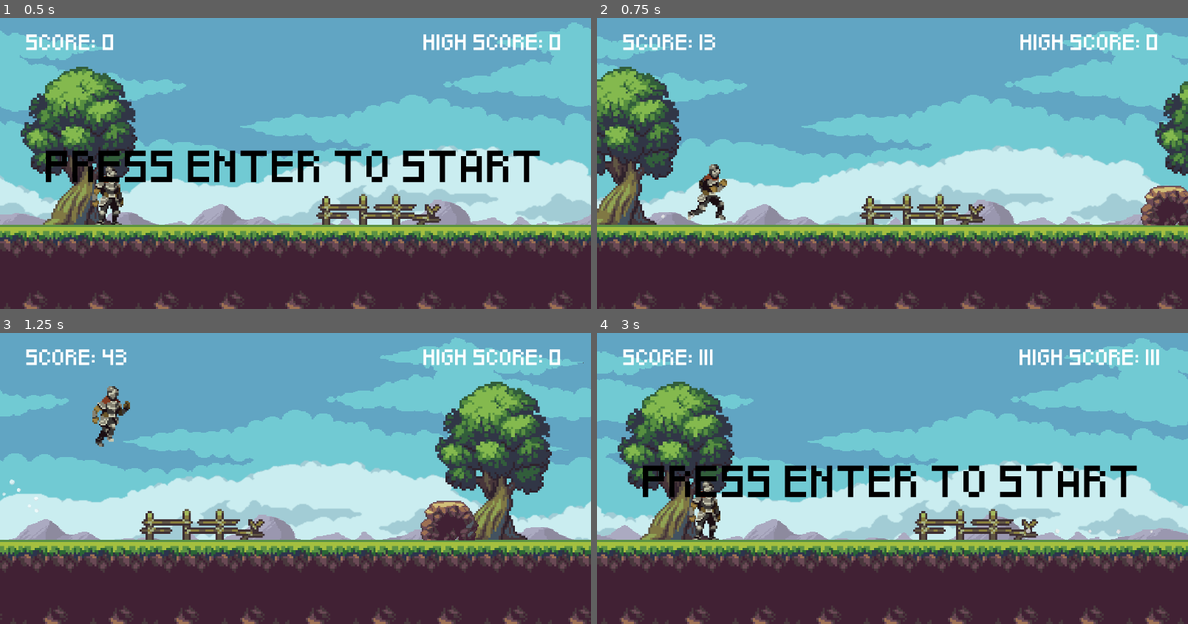
Above: before the commit, frames 1-4 (two rows, left to right).
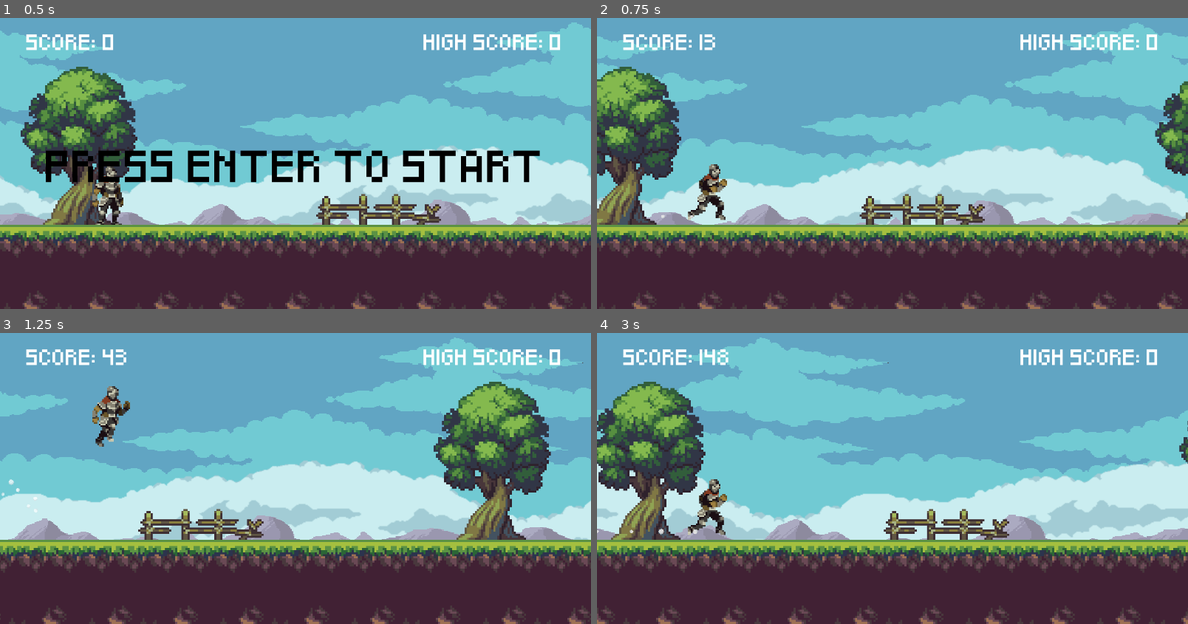
Above: after the commit, the same moments.

Repository: wilsonsoci/SLASH-SPRINT
Game: Godot game, scene res://scenes/game.tscn
Two runs of this game, one before a commit and one after it. Both use one fixed random seed, a clock stepped at 60 frames per second and the inputs below.
Inputs:
- Up to frame 1 (0.5 s): no input
- Up to frame 2 (0.75 s): tap Enter (start) at 0.5, 0.6 s
- Up to frame 3 (1.25 s): tap Space (jump) at 0.77 s
- Up to frame 4 (3 s): tap D (slash) at 1.35 s; tap Space (jump) at 1.52 s; tap Enter (start) at 1.55, 2.3, 2.85 s; hold S (slide) 2.03-2.78 s

Frame 1 is identical in both runs. In frame 2, 1.1% of the frame differs, in the area x 0-100%, y 1-72%; in frame 3, 5.9%; in frame 4, 46%, in the area x 0-100%, y 1-100%.

Commit message:
feat: Matar inimigos e novos tipos

Diff:
--- /dev/null
+++ b/prefabs/blood_particles.tscn
@@ -0,0 +1,34 @@
+[gd_scene load_steps=5 format=3 uid="uid://dtiuphs07gpg7"]
+
+[ext_resource type="Texture2D" uid="uid://bjw6djoxc110y" path="res://sprites/knight/Dust Particle.png" id="1_ks4u2"]
+[ext_resource type="Script" path="res://scripts/blood.gd" id="2_ow8uj"]
+[ext_resource type="AudioStream" uid="uid://du6niuobw25cb" path="res://sounds/hurt.wav" id="3_6jp0t"]
+
+[sub_resource type="Gradient" id="Gradient_y1rmc"]
+colors = PackedColorArray(1, 0, 0, 1, 1, 1, 1, 0.588235)
+
+[node name="BloodParticles" type="CPUParticles2D"]
+position = Vector2(1, -47)
+emitting = false
+amount = 20
+lifetime = 0.5
+one_shot = true
+explosiveness = 1.0
+randomness = 1.0
+lifetime_randomness = 1.0
+texture = ExtResource("1_ks4u2")
+spread = 180.0
+gravity = Vector2(60, 600)
+initial_velocity_min = 160.0
+initial_velocity_max = 240.0
+angle_max = 360.0
+scale_amount_min = 0.8
+scale_amount_max = 1.6
+color = Color(0.975664, 4.57242e-06, 1.54018e-06, 1)
+color_ramp = SubResource("Gradient_y1rmc")
+script = ExtResource("2_ow8uj")
+
+[node name="AudioStreamPlayer2D" type="AudioStreamPlayer2D" parent="."]
+stream = ExtResource("3_6jp0t")
+volume_db = 6.0
+autoplay = true
--- a/prefabs/obstacle_1.tscn
+++ b/prefabs/obstacle_1.tscn
@@ -1,6 +1,7 @@
-[gd_scene load_steps=8 format=3 uid="uid://dpvbyn2aqshcp"]
+[gd_scene load_steps=9 format=3 uid="uid://dpvbyn2aqshcp"]
 
 [ext_resource type="PackedScene" uid="uid://bswmeaka2noa2" path="res://prefabs/tile_map.tscn" id="1_bumas"]
+[ext_resource type="Script" path="res://scripts/ground_obstacles.gd" id="1_hms1n"]
 [ext_resource type="Texture2D" uid="uid://dotx4s10su7hn" path="res://sprites/tile_map/Foreground/Tileset.png" id="2_68uut"]
 [ext_resource type="Texture2D" uid="uid://cnbksh0m07brj" path="res://sprites/tile_map/Foreground/Trees.png" id="3_mdtdb"]
 
@@ -110,6 +111,7 @@
 size = Vector2(60, 98)
 
 [node name="Obstacle1" type="Area2D"]
+script = ExtResource("1_hms1n")
 
 [node name="TileMap" parent="." instance=ExtResource("1_bumas")]
 texture_filter = 1
--- a/prefabs/obstacle_2.tscn
+++ b/prefabs/obstacle_2.tscn
@@ -1,5 +1,6 @@
-[gd_scene load_steps=8 format=3 uid="uid://cappoc5ssj1ka"]
+[gd_scene load_steps=9 format=3 uid="uid://cappoc5ssj1ka"]
 
+[ext_resource type="Script" path="res://scripts/ground_obstacles.gd" id="1_hhbde"]
 [ext_resource type="PackedScene" uid="uid://bswmeaka2noa2" path="res://prefabs/tile_map.tscn" id="2_7id5a"]
 [ext_resource type="Texture2D" uid="uid://dotx4s10su7hn" path="res://sprites/tile_map/Foreground/Tileset.png" id="3_x3xl2"]
 [ext_resource type="Texture2D" uid="uid://cnbksh0m07brj" path="res://sprites/tile_map/Foreground/Trees.png" id="4_3prje"]
@@ -110,6 +111,7 @@
 size = Vector2(60, 98)
 
 [node name="Obstacle" type="Area2D" groups=["Slashable"]]
+script = ExtResource("1_hhbde")
 
 [node name="TileMap" parent="." instance=ExtResource("2_7id5a")]
 texture_filter = 1
--- a/prefabs/obstacle_3.tscn
+++ b/prefabs/obstacle_3.tscn
@@ -1,9 +1,8 @@
-[gd_scene load_steps=12 format=3 uid="uid://bqlxbhhkr0fcm"]
+[gd_scene load_steps=10 format=3 uid="uid://bqlxbhhkr0fcm"]
 
 [ext_resource type="Texture2D" uid="uid://byishrmfmcrac" path="res://sprites/enemies/flying eye/fly-eye.png" id="1_jqoev"]
 [ext_resource type="Script" path="res://scripts/obstacle.gd" id="1_wu8px"]
 [ext_resource type="Script" path="res://scripts/hurtbox.gd" id="3_osgpy"]
-[ext_resource type="Texture2D" uid="uid://bjw6djoxc110y" path="res://sprites/knight/Dust Particle.png" id="4_xhptl"]
 
 [sub_resource type="AtlasTexture" id="AtlasTexture_661g2"]
 atlas = ExtResource("1_jqoev")
@@ -44,9 +43,6 @@
 [sub_resource type="CircleShape2D" id="CircleShape2D_eoe72"]
 radius = 39.0128
 
-[sub_resource type="Gradient" id="Gradient_f2nxe"]
-colors = PackedColorArray(1, 0, 0, 1, 1, 1, 1, 0.588235)
-
 [node name="Obstacle" type="Area2D"]
 script = ExtResource("1_wu8px")
 
@@ -68,22 +64,3 @@
 position = Vector2(1, -47)
 shape = SubResource("CircleShape2D_eoe72")
 debug_color = Color(0.991833, 0, 0.260309, 0.42)
-
-[node name="BloodParticles" type="CPUParticles2D" parent="."]
-position = Vector2(1, -47)
-emitting = false
-amount = 20
-one_shot = true
-explosiveness = 1.0
-randomness = 1.0
-lifetime_randomness = 1.0
-texture = ExtResource("4_xhptl")
-spread = 180.0
-gravity = Vector2(0, 0)
-initial_velocity_min = 40.0
-initial_velocity_max = 60.0
-angle_max = 360.0
-scale_amount_min = 0.8
-scale_amount_max = 1.6
-color = Color(0.975664, 4.57242e-06, 1.54018e-06, 1)
-color_ramp = SubResource("Gradient_f2nxe")
--- /dev/null
+++ b/prefabs/obstacle_4.tscn
@@ -0,0 +1,58 @@
+[gd_scene load_steps=9 format=3 uid="uid://d0epo0tlbymci"]
+
+[ext_resource type="Script" path="res://scripts/obstacle.gd" id="1_odc0x"]
+[ext_resource type="Texture2D" uid="uid://c17nh5lcxqd46" path="res://sprites/enemies/ghost/ghost.png" id="1_u0mu6"]
+
+[sub_resource type="AtlasTexture" id="AtlasTexture_1t3m0"]
+atlas = ExtResource("1_u0mu6")
+region = Rect2(0, 0, 32, 32)
+
+[sub_resource type="AtlasTexture" id="AtlasTexture_nc8ek"]
+atlas = ExtResource("1_u0mu6")
+region = Rect2(32, 0, 32, 32)
+
+[sub_resource type="AtlasTexture" id="AtlasTexture_v7y1q"]
+atlas = ExtResource("1_u0mu6")
+region = Rect2(64, 0, 32, 32)
+
+[sub_resource type="AtlasTexture" id="AtlasTexture_mh5x0"]
+atlas = ExtResource("1_u0mu6")
+region = Rect2(96, 0, 32, 32)
+
+[sub_resource type="SpriteFrames" id="SpriteFrames_46qej"]
+animations = [{
+"frames": [{
+"duration": 1.0,
+"texture": SubResource("AtlasTexture_1t3m0")
+}, {
+"duration": 1.0,
+"texture": SubResource("AtlasTexture_nc8ek")
+}, {
+"duration": 1.0,
+"texture": SubResource("AtlasTexture_v7y1q")
+}, {
+"duration": 1.0,
+"texture": SubResource("AtlasTexture_mh5x0")
+}],
+"loop": true,
+"name": &"default",
+"speed": 8.0
+}]
+
+[sub_resource type="CapsuleShape2D" id="CapsuleShape2D_nlcdd"]
+radius = 34.0
+height = 100.0
+
+[node name="Obstacle" type="Area2D"]
+script = ExtResource("1_odc0x")
+
+[node name="AnimatedSprite2D" type="AnimatedSprite2D" parent="."]
+texture_filter = 1
+position = Vector2(0, -40)
+scale = Vector2(4, 4)
+sprite_frames = SubResource("SpriteFrames_46qej")
+frame_progress = 0.0470977
+
+[node name="CollisionShape2D" type="CollisionShape2D" parent="."]
+position = Vector2(0, -40)
+shape = SubResource("CapsuleShape2D_nlcdd")
--- /dev/null
+++ b/scripts/blood.gd
@@ -0,0 +1,7 @@
+extends CPUParticles2D
+
+func _ready() -> void:
+	pass
+
+func _process(delta: float) -> void:
+	pass
--- a/scripts/game.gd
+++ b/scripts/game.gd
@@ -12,13 +12,18 @@
 var ROCK = preload("res://prefabs/obstacle_1.tscn")
 var SNAIL = preload("res://prefabs/obstacle_2.tscn")
 var FLY_EYE = preload("res://prefabs/obstacle_3.tscn")
+var GHOST = preload("res://prefabs/obstacle_4.tscn")
 var OBSTACLE_TYPES := [ROCK, SNAIL]
+var FLY_TYPES := [FLY_EYE, GHOST]
 var FLY_HEIGHT := [210, 440]
+var obstacle_timer : float = 0.0
+var OBSTACLE_INTERVAL : float = 1.5  # Tempo mínimo em segundos entre obstáculos
 
 @export var SPEED : float
 const START_SPEED : float = 10.0 * 60
 const MAX_SPEED : int = 25 * 60
 const SPEED_MODIFIER : int = 5000
+var elapsed_time : float = 0.0
 var SCREEN_SIZE : Vector2i
 var GROUND_HEIGHT : int
 
@@ -41,6 +46,7 @@
 func _new_game() -> void:
 	SCORE = 0
 	DIFFICULTY = 0
+	elapsed_time = 0.0
 	GAME_START = false
 	game_over_triggered = false
 	$HUD.get_node("Start").show()
@@ -61,12 +67,14 @@
 
 func _process(delta: float) -> void:
 	if GAME_START:
-		SPEED = START_SPEED + (SCORE / SPEED_MODIFIER)
+		elapsed_time += delta
+
+		SPEED = START_SPEED + (elapsed_time * 10)
 		if SPEED >= MAX_SPEED:
 			SPEED = MAX_SPEED
 
 		_adjust_difficulty()
-		_generate_obstacles()
+		_generate_obstacles(delta)
 
 		# Multiplica os movimentos por delta
 		$Knight.position.x += SPEED * delta
@@ -79,7 +87,9 @@
 
 		# Remove obstáculos fora da tela
 		for OBS in OBSTACLES:
-			if OBS.position.x < ($Camera2D.position.x - SCREEN_SIZE.x):
+			if OBS.to_remove:  # Verifica se o obstáculo está marcado para remoção
+				_remove_obstacle(OBS)
+			elif OBS.position.x < ($Camera2D.position.x - SCREEN_SIZE.x):
 				_remove_obstacle(OBS)
 
 		SCORE += SPEED * delta  # Incrementa o score com base no delta
@@ -101,25 +111,35 @@
 			GAME_START = true
 			$Camera2D.get_node("AudioStreamPlayer2D").play()
 
-func _generate_obstacles() -> void:
-	if OBSTACLES.is_empty() or LAST_OBSTACLE.position.x < SCORE + randi_range(300, 500):
-		var TYPES = OBSTACLE_TYPES[randi() % OBSTACLE_TYPES.size()]
-		var OBS
-		var MAX = DIFFICULTY + 1
-		for i in range(randi() % MAX + 1):
-			OBS = TYPES.instantiate()
-			var OBSTACLE_HEIGHT = OBS.get_node("CollisionShape2D").shape.size.y
-			var OBSTACLE_SCALE = OBS.get_node("CollisionShape2D").scale
-			var OBSTACLE_X = SCREEN_SIZE.x + SCORE + 100 + (i * 130)
-			var OBSTACLE_Y = SCREEN_SIZE.y - GROUND_HEIGHT - (OBSTACLE_HEIGHT * OBSTACLE_SCALE.y / 2) + 85
-			LAST_OBSTACLE = OBS
-			_add_obstacle(OBS, OBSTACLE_X, OBSTACLE_Y)
-		if DIFFICULTY == MAX_DIFFICULTY:
-			if (randi() % 2) == 0:
-				OBS = FLY_EYE.instantiate()
-				var OBSTACLE_X : int = SCREEN_SIZE.x + SCORE + 100
-				var OBSTACLE_Y : int = FLY_HEIGHT[randi() % FLY_HEIGHT.size()]
+func _generate_obstacles(delta: float) -> void:
+	# Incrementa o temporizador com base no delta
+	obstacle_timer += delta
+
+	# Gera novos obstáculos apenas se o tempo mínimo foi atingido
+	if obstacle_timer >= OBSTACLE_INTERVAL:
+		obstacle_timer = 0.0  # Reinicia o temporizador
+
+		if OBSTACLES.is_empty() or LAST_OBSTACLE.position.x < $Camera2D.position.x + SCREEN_SIZE.x / 2:
+			var TYPES = OBSTACLE_TYPES[randi() % OBSTACLE_TYPES.size()]
+			var FTYPES = FLY_TYPES[randi() % FLY_TYPES.size()]
+			var OBS
+			var MAX = DIFFICULTY + 1
+			for i in range(randi() % MAX + 1):
+				OBS = TYPES.instantiate()
+				var OBSTACLE_HEIGHT = OBS.get_node("CollisionShape2D").shape.size.y
+				var OBSTACLE_SCALE = OBS.get_node("CollisionShape2D").scale
+				var OBSTACLE_X = $Camera2D.position.x + SCREEN_SIZE.x + (i * 130)
+				var OBSTACLE_Y = SCREEN_SIZE.y - GROUND_HEIGHT - (OBSTACLE_HEIGHT * OBSTACLE_SCALE.y / 2) + 85
+				LAST_OBSTACLE = OBS
 				_add_obstacle(OBS, OBSTACLE_X, OBSTACLE_Y)
+
+			if DIFFICULTY == MAX_DIFFICULTY:
+				if (randi() % 2) == 0:
+					OBS = FTYPES.instantiate()
+					var OBSTACLE_X : int = $Camera2D.position.x + SCREEN_SIZE.x + 100
+					var OBSTACLE_Y : int = FLY_HEIGHT[randi() % FLY_HEIGHT.size()]
+					_add_obstacle(OBS, OBSTACLE_X, OBSTACLE_Y)
+					OBSTACLE_INTERVAL = randi_range(1.3, 1.5)
 
 func _add_obstacle(obs, x, y):
 	obs.position = Vector2i(x, y)
--- /dev/null
+++ b/scripts/ground_obstacles.gd
@@ -0,0 +1,3 @@
+extends Area2D
+
+var to_remove = false
--- a/scripts/hurtbox.gd
+++ b/scripts/hurtbox.gd
@@ -1,5 +1,7 @@
 class_name HurtBox
 extends Area2D
+
+var BLOOD = preload("res://prefabs/blood_particles.tscn")
 
 func _ready() -> void:
 	connect("area_entered", Callable(self, "_on_area_entered"))  # Conecta a detecção de hitbox
@@ -7,20 +9,8 @@
 func _on_area_entered(hitbox: HitBox) -> void:
 	if hitbox != null:
 		print("Slashed")
-
-		get_parent().disable_mode = true  # Marca o obstáculo como desativado
-
-		# Ativa partículas de sangue (se houver)
-		get_parent().get_node("BloodParticles").restart()
-
-		# Desativa a colisão do obstáculo (incluindo hurtbox)
-		get_parent().get_node("CollisionShape2D").disabled = true
-
-		# Desativa a colisão da própria HurtBox
-		$CollisionShape2D.disabled = true
-
-		# Torna os sprites invisíveis
-		get_parent().get_node("AnimatedSprite2D").visible = false
-
-		print("CollisionShape2D do Obstáculo:", get_parent().get_node("CollisionShape2D").disabled)
-		print("CollisionShape2D do HurtBox:", $CollisionShape2D.disabled)
+		get_parent().to_remove = true  # Marca o obstáculo para remoção
+		var blood = BLOOD.instantiate()
+		blood.position = get_parent().position
+		get_tree().get_current_scene().add_child(blood)
+		blood.restart()
--- a/scripts/obstacle.gd
+++ b/scripts/obstacle.gd
@@ -1,4 +1,6 @@
 extends Area2D
+
+var to_remove = false
 
 func _process(delta: float) -> void:
 	$AnimatedSprite2D.play("default")
Not shown, added: sounds/hurt.wav.import
Binary file added: sprites/enemies/ghost/ghost.png
Not shown, added: sprites/enemies/ghost/ghost.png.import
Not shown, added: sounds/hurt.wav
